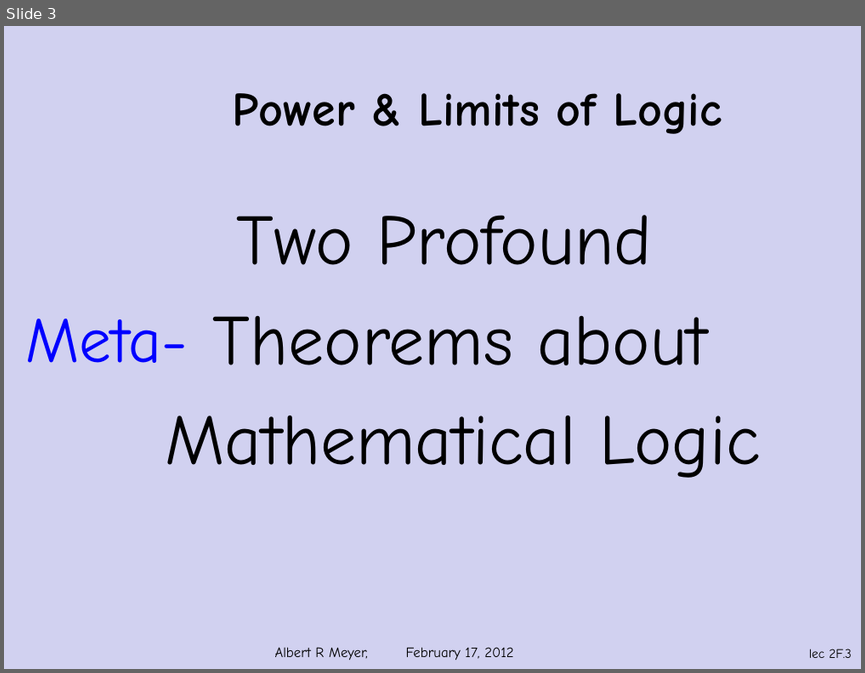
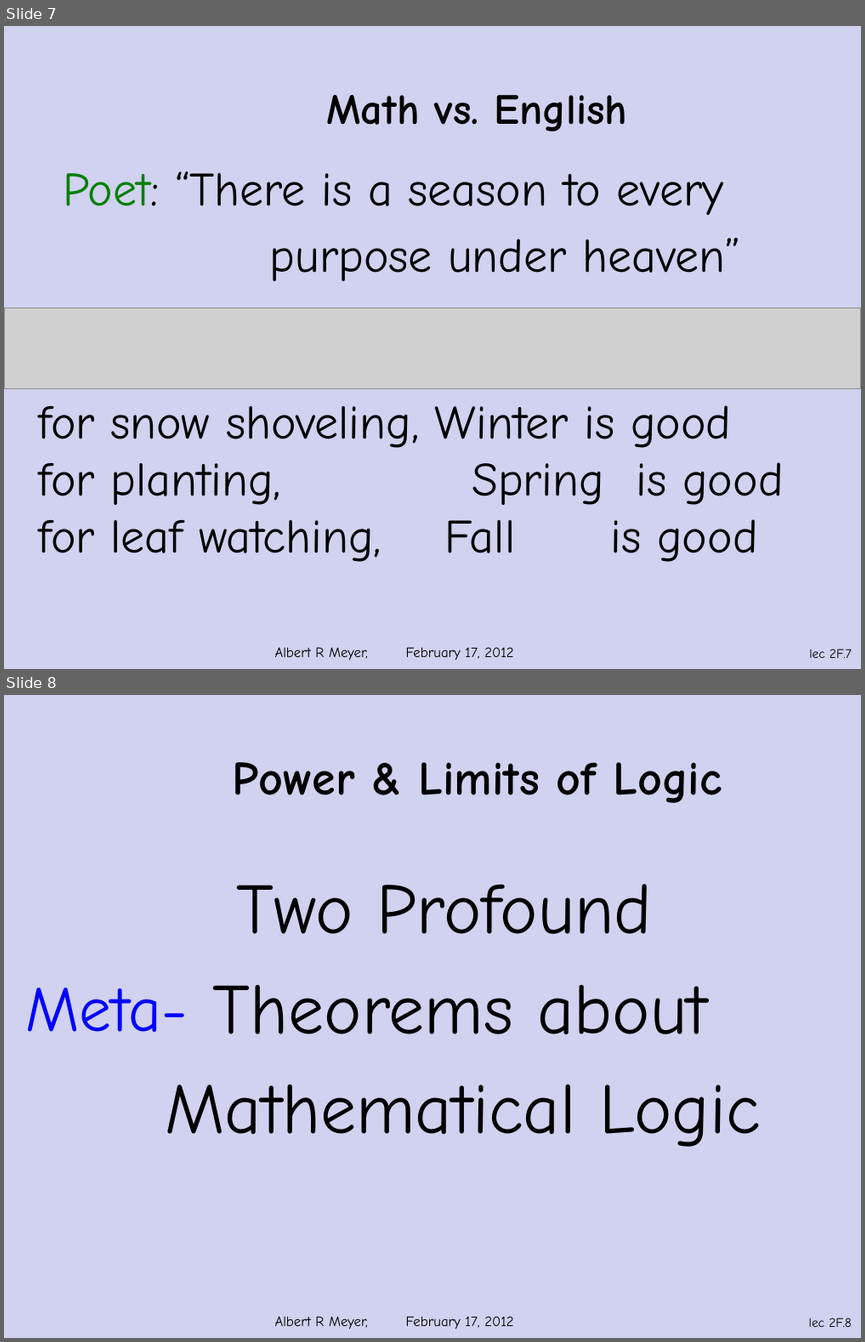
Before and after one commit to armeyer/mcs_web, a slide deck: spring12/slidesS12/predicate-logic3.pptx. Shown one above the other, each under a label of ours: slide 3 before the commit, slides 7 and 8 after it. The pictures are 865x673 and 865x1342 pixels, drawn with LibreOffice and Linux fonts; fonts in the diff are those of the drawing; grey boxes stand for pictures; background and template pictures are left out. Boxes give left, top, right and bottom in pixels: in the first picture for what was removed or moved away, otherwise in the second. Text is boxed around its words. In the diff, an @@ line names an element or a change of style, - is before the commit and + after.

```diff
--- a/spring12/slidesS12/predicate-logic3.pptx
+++ b/spring12/slidesS12/predicate-logic3.pptx
@@ slide 7 added at (4, 26, 861, 669), background #D1D1F0; not listed: 2 template elements that a slide beside it also shows @@
@@ title added at (326, 95, 628, 131), 36 pt, text #000000, bold @@
+Math vs. English
@@ text added at (64, 171, 740, 281), 40 pt, text #000000 @@
+Poet: “There is a season to every
+purpose under heaven”
@@ picture added at (5, 308, 861, 389) @@
@@ text added at (38, 405, 783, 562), 40 pt, text #000000 @@
+for snow shoveling, Winter is good
+for planting, Spring is good
+for leaf watching, Fall is good
@@ what was slide 3 is now slide 8 @@
@@ page number at (809, 1317, 851, 1327): text changed @@
-lec 2F.3
+lec 2F.8
```
Also in this commit, not shown: 3 slides changed, 5 other slides added, 1 slide removed, 1 other file.
